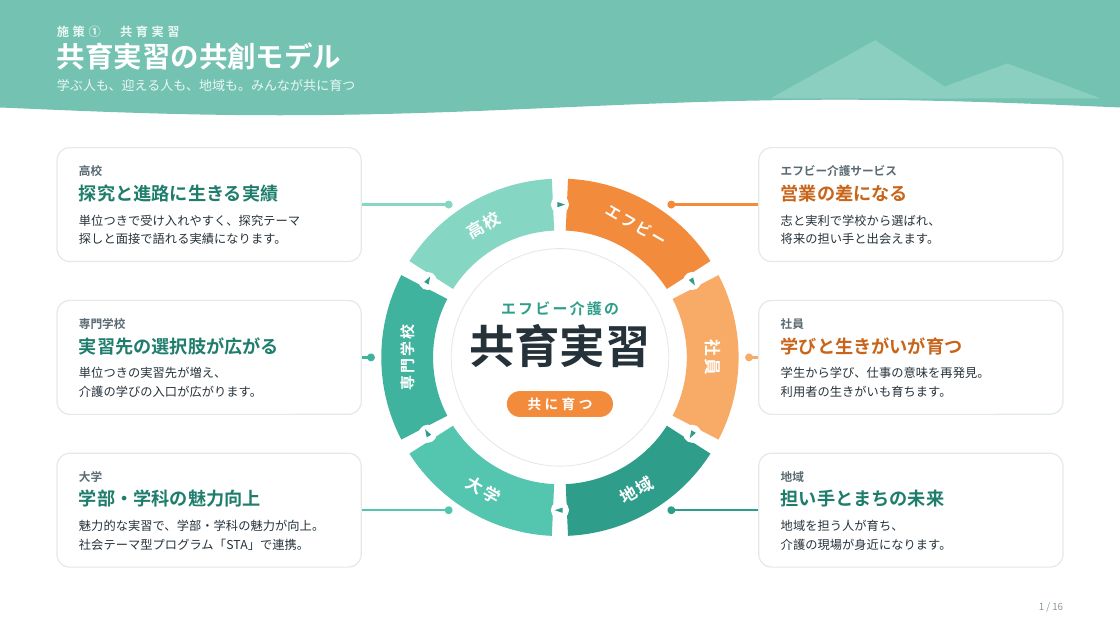
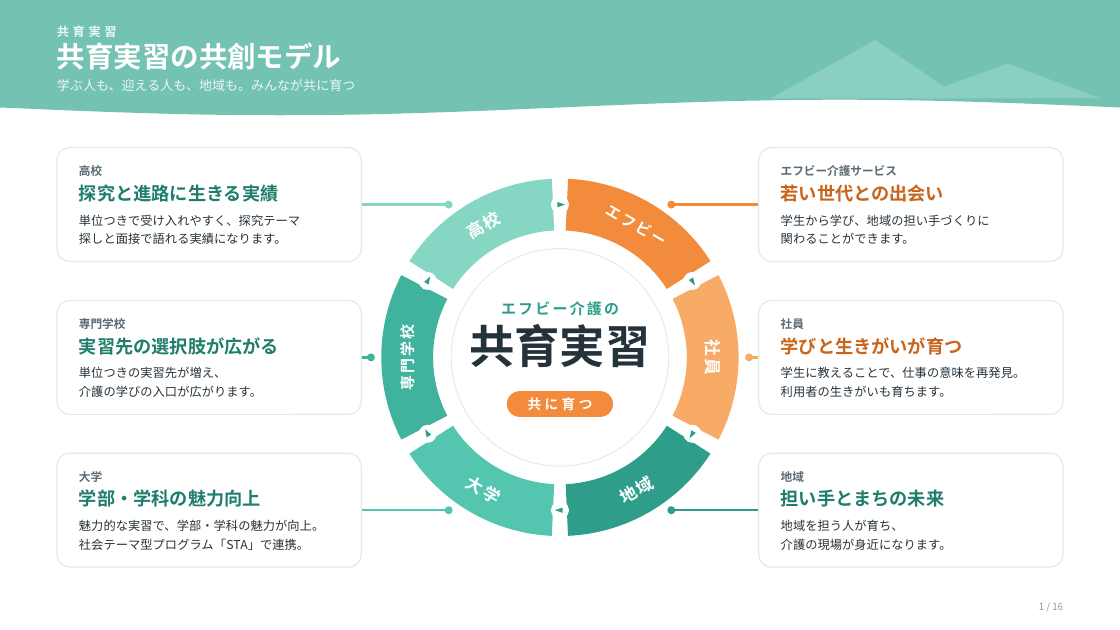
Before and after one commit to tatatatachan/claude, a slide deck: slide 1 of kyoiku-jisshu/共育実習_図解.pptx. Drawn at 1120x630 pixels with LibreOffice and Linux fonts; fonts in the diff are those of the drawing. Boxes give left, top, right and bottom in pixels: in the first picture for what was removed or moved away, otherwise in the second. Text is boxed around its words. In the diff, an @@ line names an element or a change of style, - is before the commit and + after.

```diff
--- a/kyoiku-jisshu/共育実習_図解.pptx
+++ b/kyoiku-jisshu/共育実習_図解.pptx
@@ text at box(57, 25, 117, 37): text changed @@
-施策① 共育実習
+共育実習
@@ text at box(781, 214, 990, 244): text changed @@
-営業の差になる
-志と実利で学校から選ばれ、
-将来の担い手と出会えます。
+若い世代との出会い
+学生から学び、地域の担い手づくりに
+関わることができます。
@@ text at box(781, 366, 1026, 378): text changed @@
-学生から学び、仕事の意味を再発見。
+学生に教えることで、仕事の意味を再発見。
```
Also in this commit, not shown: 14 other slides changed, 1 slide added, 1 slide removed, 1 other file.
